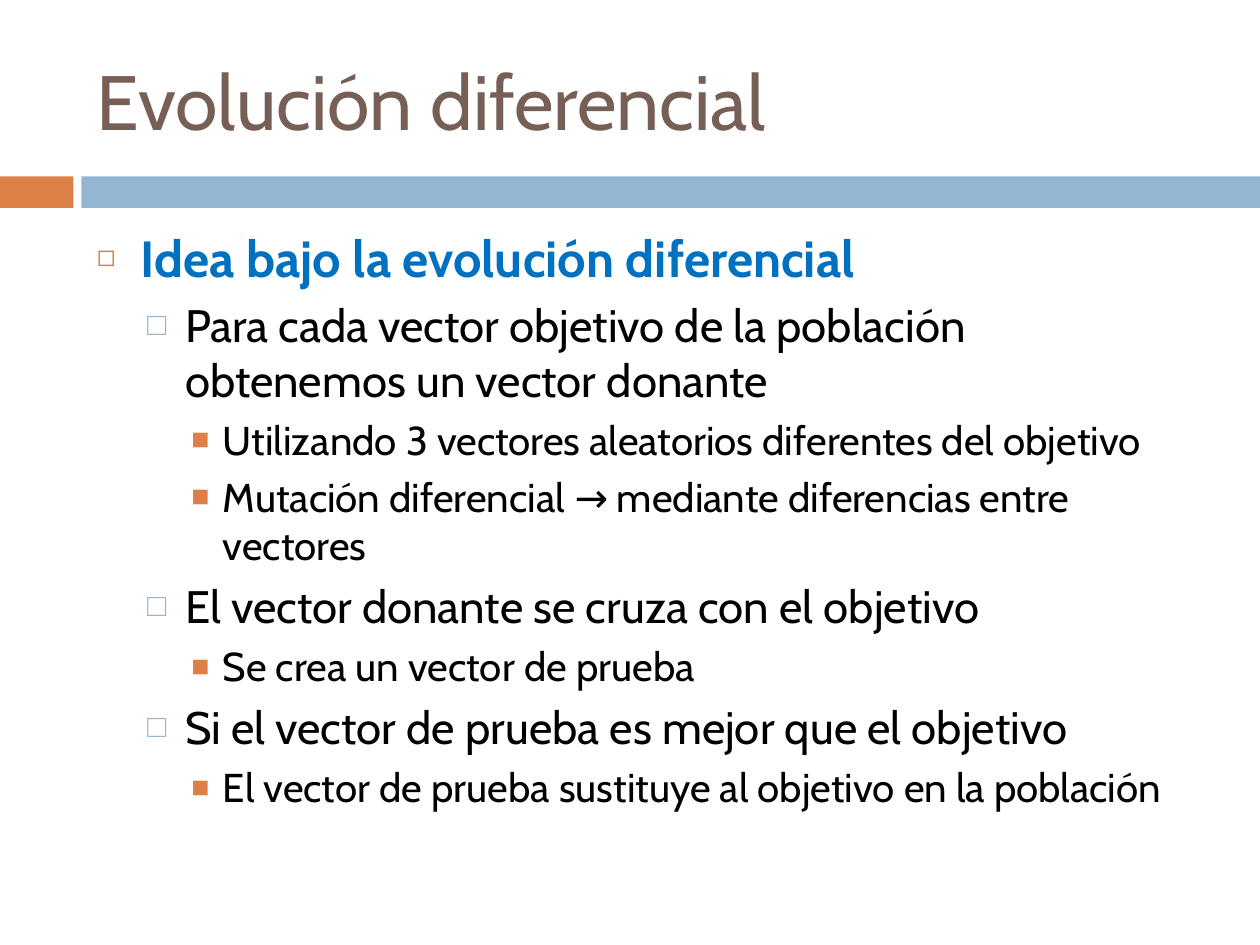
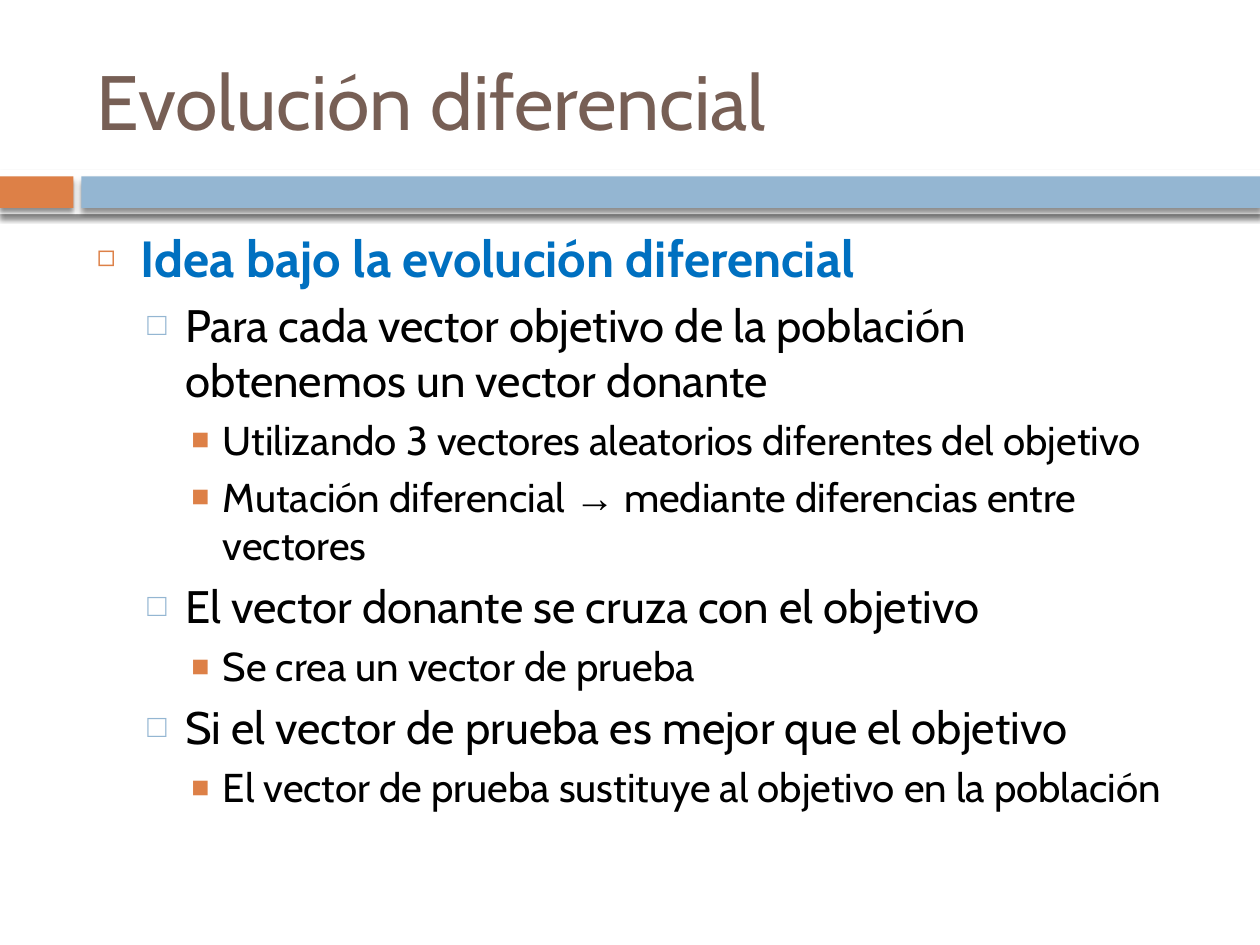
Before and after one commit to cristinaojer/TFG, a slide deck: slide 38 of doc/PSO_DE.pptx. Drawn at 1260x945 pixels with LibreOffice and Linux fonts; fonts in the diff are those of the drawing. Boxes give left, top, right and bottom in pixels: in the first picture for what was removed or moved away, otherwise in the second. Text is boxed around its words. In the diff, an @@ line names an element or a change of style, - is before the commit and + after.

```diff
--- a/doc/PSO_DE.pptx
+++ b/doc/PSO_DE.pptx
@@ rectangle at bbox=[0, 176, 73, 208]: shadow on @@
@@ rectangle added at bbox=[0, 170, 1260, 214], fill #FFFFFF @@
@@ rectangle at bbox=[82, 176, 1260, 208]: shadow on @@
@@ text at bbox=[223, 481, 1076, 561]: font Cabin to Arial in "→" @@
```
Also in this commit, not shown: 53 other slides changed, 12 slides added, 12 slides removed, 39 other files.
